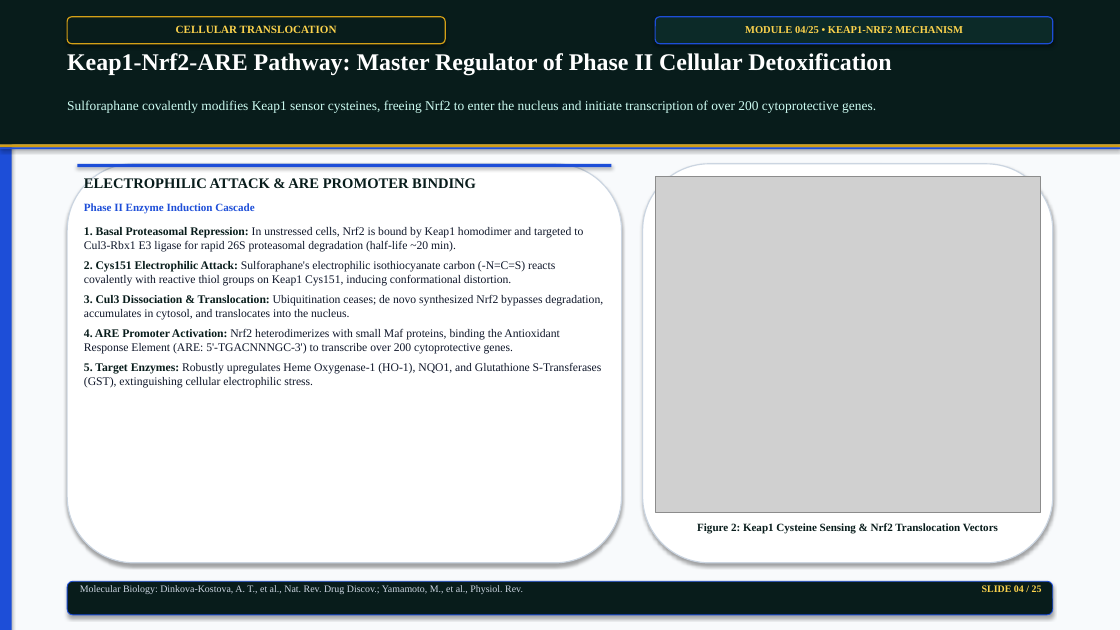
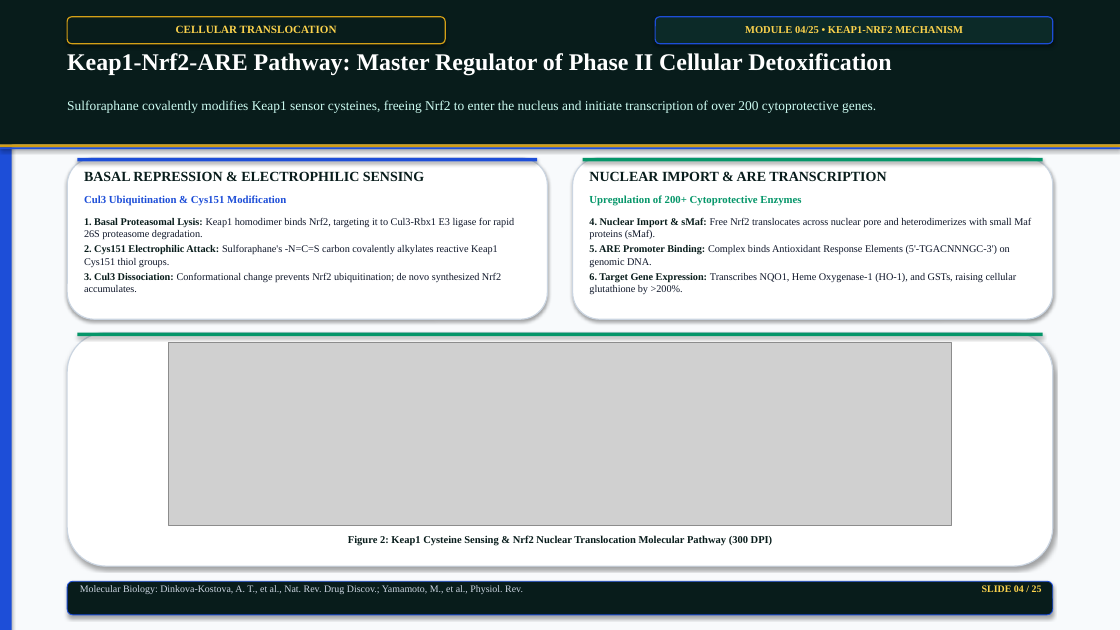
Before and after one commit to satyasanatan989/academic-presentation-engine, a slide deck: slide 4 of samples/phytochemicals_25slides_master_deck.pptx. Drawn at 1120x630 pixels with LibreOffice and Linux fonts; fonts in the diff are those of the drawing; grey boxes stand for pictures. Boxes give left, top, right and bottom in pixels: in the first picture for what was removed or moved away, otherwise in the second. Text is boxed around its words. In the diff, an @@ line names an element or a change of style, - is before the commit and + after.

Commit message:
fix(alignment): resolve infographic aspect ratio distortion with 4.2:1 widescreen flowcharts and two-tier stacked layout

```diff
--- a/samples/phytochemicals_25slides_master_deck.pptx
+++ b/samples/phytochemicals_25slides_master_deck.pptx
@@ rounded rectangle: place and size @@
-rounded rectangle at bbox=[67, 164, 622, 563]
+rounded rectangle at bbox=[67, 158, 548, 319]
@@ rectangle: place and size @@
-rectangle at bbox=[77, 164, 612, 167]
+rectangle at bbox=[77, 158, 538, 161]
@@ text at bbox=[84, 171, 424, 181]: text changed; size 12.5 to 12 pt @@
-ELECTROPHILIC ATTACK & ARE PROMOTER BINDING
+BASAL REPRESSION & ELECTROPHILIC SENSING
@@ rounded rectangle: place and size @@
-rounded rectangle at bbox=[643, 164, 1053, 563]
+rounded rectangle at bbox=[573, 158, 1054, 319]
@@ rectangle added at bbox=[583, 158, 1044, 161], fill #059669 @@
@@ text added at bbox=[589, 171, 886, 181], 12 pt, text #081C1B, bold @@
+NUCLEAR IMPORT & ARE TRANSCRIPTION
@@ picture removed at bbox=[655, 176, 1040, 513] @@
@@ text at bbox=[84, 195, 286, 206]: text changed; size 9.5 to 9.2 pt @@
-Phase II Enzyme Induction Cascade
+Cul3 Ubiquitination & Cys151 Modification
@@ text added at bbox=[589, 195, 801, 206], 9.2 pt, text #059669, bold @@
+Upregulation of 200+ Cytoprotective Enzymes
@@ text at bbox=[84, 217, 514, 292]: text changed; size 10 to 8.8 pt @@
-1. Basal Proteasomal Repression: In unstressed cells, Nrf2 is bound by Keap1 homodimer and targeted to Cul3-Rbx1 E3 ligase for rapid 26S proteasomal degradation (half-life ~20 min).
-2. Cys151 Electrophilic Attack: Sulforaphane's electrophilic isothiocyanate carbon (-N=C=S) reacts covalently with reactive thiol groups on Keap1 Cys151, inducing conformational distortion.
-3. Cul3 Dissociation & Translocation: Ubiquitination ceases; de novo synthesized Nrf2 bypasses degradation, accumulates in cytosol, and translocates into the nucleus.
-4. ARE Promoter Activation: Nrf2 heterodimerizes with small Maf proteins, binding the Antioxidant Response Element (ARE: 5'-TGACNNNGC-3') to transcribe over 200 cytoprotective genes.
-5. Target Enzymes: Robustly upregulates Heme Oxygenase-1 (HO-1), NQO1, and Glutathione S-Transferases (GST), extinguishing cellular electrophilic stress.
+1. Basal Proteasomal Lysis: Keap1 homodimer binds Nrf2, targeting it to Cul3-Rbx1 E3 ligase for rapid 26S proteasome degradation.
+2. Cys151 Electrophilic Attack: Sulforaphane's -N=C=S carbon covalently alkylates reactive Keap1 Cys151 thiol groups.
+3. Cul3 Dissociation: Conformational change prevents Nrf2 ubiquitination; de novo synthesized Nrf2 accumulates.
@@ text added at bbox=[589, 218, 1031, 294], 8.8 pt, text #0F172A @@
+4. Nuclear Import & sMaf: Free Nrf2 translocates across nuclear pore and heterodimerizes with small Maf proteins (sMaf).
+5. ARE Promoter Binding: Complex binds Antioxidant Response Elements (5'-TGACNNNGC-3') on genomic DNA.
+6. Target Gene Expression: Transcribes NQO1, Heme Oxygenase-1 (HO-1), and GSTs, raising cellular glutathione by >200%.
@@ rounded rectangle added at bbox=[67, 333, 1053, 566], fill #FFFFFF, outline #CBD5E1 1 pt @@
@@ rectangle added at bbox=[77, 333, 1043, 336], fill #059669 @@
@@ picture added at bbox=[169, 343, 951, 526] @@
@@ text at bbox=[348, 535, 773, 546]: text changed; size 9.5 to 9 pt @@
-Figure 2: Keap1 Cysteine Sensing & Nrf2 Translocation Vectors
+Figure 2: Keap1 Cysteine Sensing & Nrf2 Nuclear Translocation Molecular Pathway (300 DPI)
```
Also in this commit, not shown: 22 other slides changed, 1 slide added, 1 slide removed, 53 other files.
